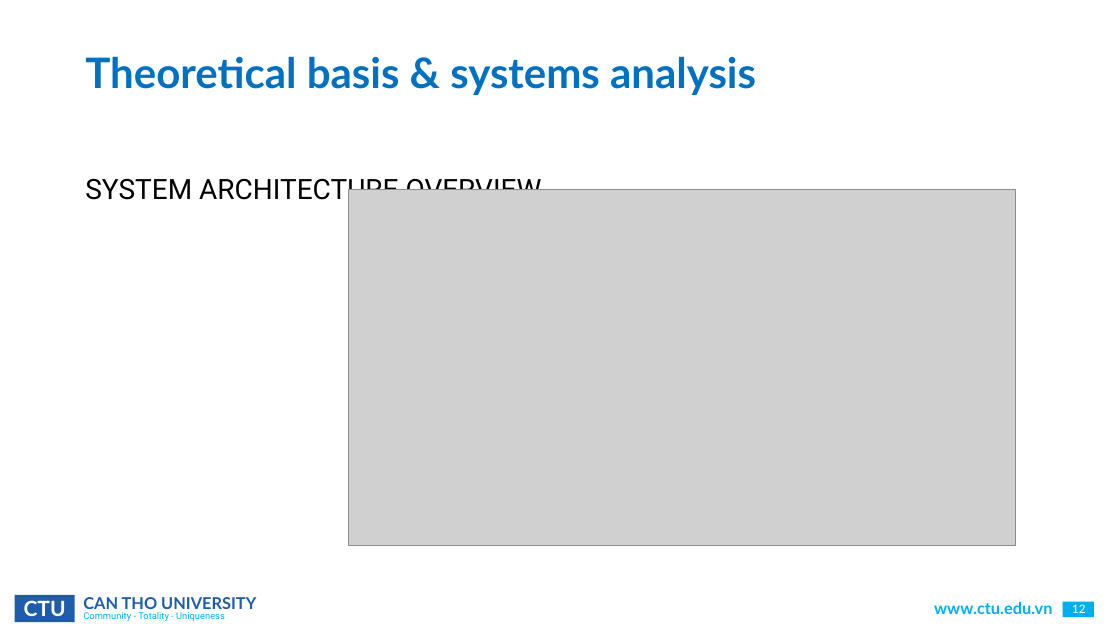
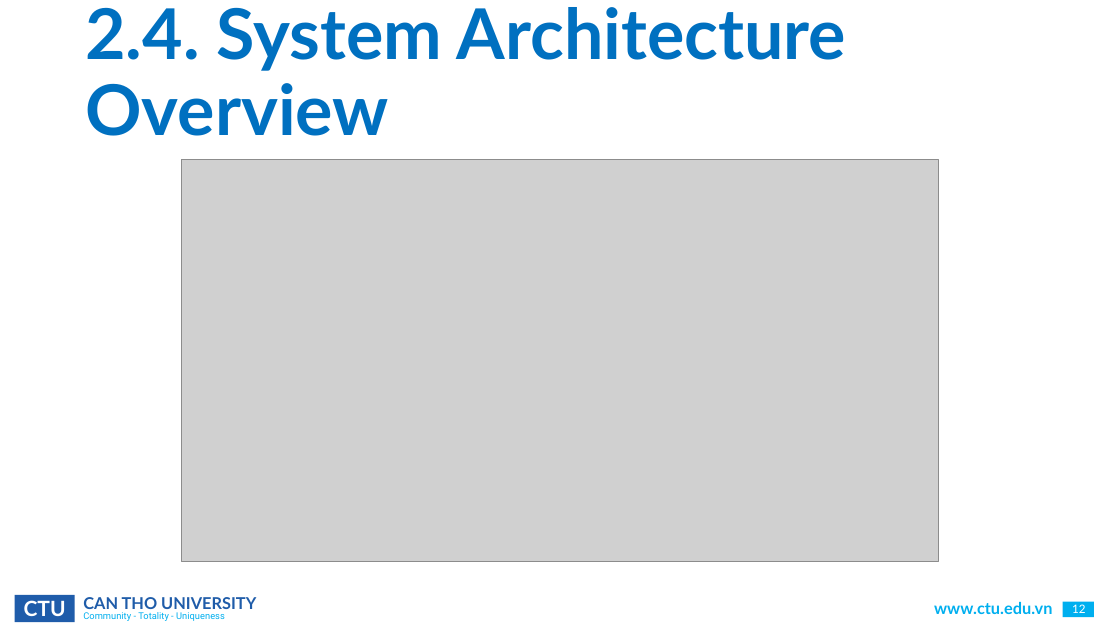
Before and after one commit to CommonHouseCat/fungiscan-mushroom-identifier, a slide deck: slide 12 of Báo cáo/ThesisReport.pptx. Drawn at 1120x630 pixels with LibreOffice and Linux fonts; fonts in the diff are those of the drawing; grey boxes stand for pictures; background and template pictures are left out. Boxes give left, top, right and bottom in pixels: in the first picture for what was removed or moved away, otherwise in the second. Text is boxed around its words. In the diff, an @@ line names an element or a change of style, - is before the commit and + after.

```diff
--- a/Báo cáo/ThesisReport.pptx
+++ b/Báo cáo/ThesisReport.pptx
@@ title at bbox=[85, 7, 847, 136]: text changed; size 36 to 60 pt @@
-Theoretical basis & systems analysis
+2.4. System Architecture Overview
@@ text removed at bbox=[85, 174, 542, 207] @@
-SYSTEM ARCHITECTURE OVERVIEW
@@ picture: place and size @@
-picture at bbox=[348, 190, 1016, 545]
+picture at bbox=[181, 160, 939, 562]
```
Also in this commit, not shown: 19 other slides changed, 1 slide added.
